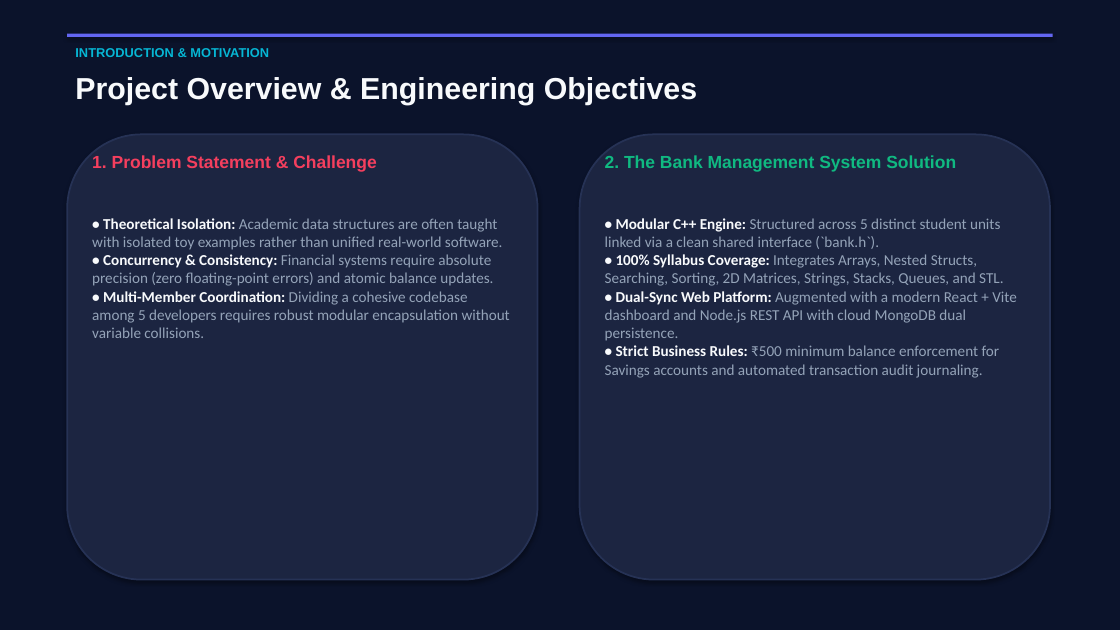
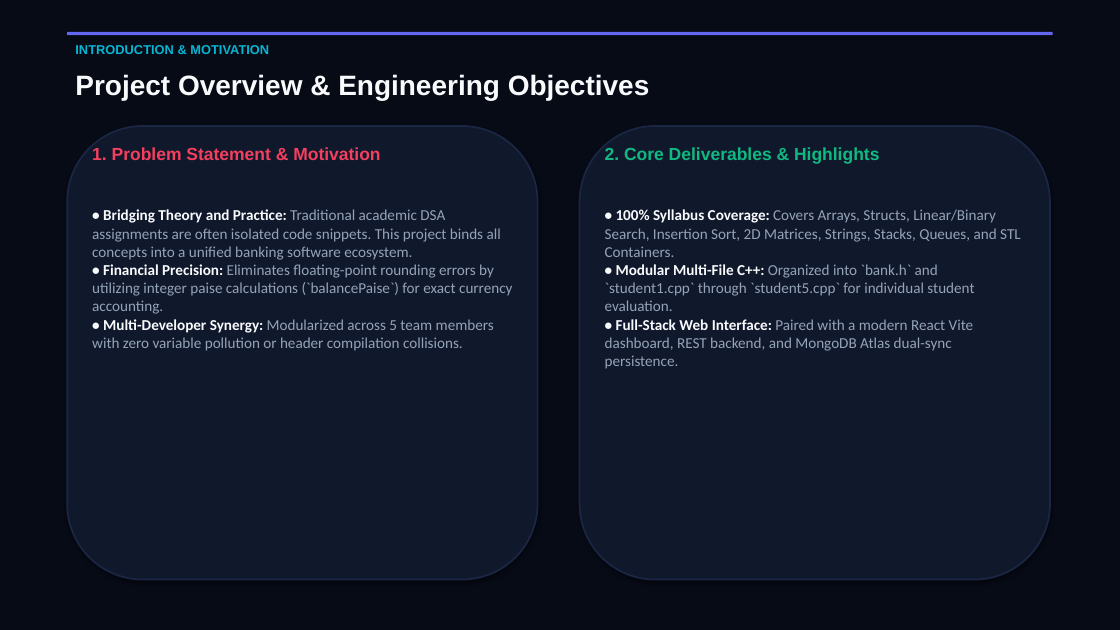
Before and after one commit to manikantareddemoni-glitch/bank-management-system, a slide deck: slide 2 of Bank_Management_System_Presentation.pptx. Drawn at 1120x630 pixels with LibreOffice and Linux fonts; fonts in the diff are those of the drawing. Boxes give left, top, right and bottom in pixels: in the first picture for what was removed or moved away, otherwise in the second. Text is boxed around its words. In the diff, an @@ line names an element or a change of style, - is before the commit and + after.

```diff
--- a/Bank_Management_System_Presentation.pptx
+++ b/Bank_Management_System_Presentation.pptx
@@ rectangle at <box>0,0,1120,630</box>: fill #0B132B to #070B16 @@
@@ text "Project Overview & Engineering Objectives" at <box>75,74,650,100</box>: size 26 to 24 pt @@
@@ rounded rectangle: place and size @@
-rounded rectangle at <box>67,134,538,580</box>
+rounded rectangle at <box>67,126,538,580</box>
@@ rounded rectangle at <box>67,126,538,580</box>: fill #1C2541 to #10182C; outline #263255 1.5 pt to #1A2644 1.5 pt @@
@@ text at <box>92,147,380,160</box>: text changed @@
-1. Problem Statement & Challenge
+1. Problem Statement & Motivation
@@ rounded rectangle at <box>580,126,1050,580</box>: fill #1C2541 to #10182C; outline #263255 1.5 pt to #1A2644 1.5 pt @@
@@ rounded rectangle: place and size @@
-rounded rectangle at <box>580,134,1050,580</box>
+rounded rectangle at <box>580,126,1050,580</box>
@@ text at <box>605,147,879,164</box>: text changed @@
-2. The Bank Management System Solution
+2. Core Deliverables & Highlights
@@ text at <box>92,209,512,351</box>: text changed @@
-• Theoretical Isolation: Academic data structures are often taught with isolated toy examples rather than unified real-world software.
-• Concurrency & Consistency: Financial systems require absolute precision (zero floating-point errors) and atomic balance updates.
-• Multi-Member Coordination: Dividing a cohesive codebase among 5 developers requires robust modular encapsulation without variable collisions.
+• Bridging Theory and Practice: Traditional academic DSA assignments are often isolated code snippets. This project binds all concepts into a unified banking software ecosystem.
+• Financial Precision: Eliminates floating-point rounding errors by utilizing integer paise calculations (`balancePaise`) for exact currency accounting.
+• Multi-Developer Synergy: Modularized across 5 team members with zero variable pollution or header compilation collisions.
@@ text at <box>605,209,1021,369</box>: text changed @@
-• Modular C++ Engine: Structured across 5 distinct student units linked via a clean shared interface (`bank.h`).
-• 100% Syllabus Coverage: Integrates Arrays, Nested Structs, Searching, Sorting, 2D Matrices, Strings, Stacks, Queues, and STL.
-• Dual-Sync Web Platform: Augmented with a modern React + Vite dashboard and Node.js REST API with cloud MongoDB dual persistence.
-• Strict Business Rules: ₹500 minimum balance enforcement for Savings accounts and automated transaction audit journaling.
+• 100% Syllabus Coverage: Covers Arrays, Structs, Linear/Binary Search, Insertion Sort, 2D Matrices, Strings, Stacks, Queues, and STL Containers.
+• Modular Multi-File C++: Organized into `bank.h` and `student1.cpp` through `student5.cpp` for individual student evaluation.
+• Full-Stack Web Interface: Paired with a modern React Vite dashboard, REST backend, and MongoDB Atlas dual-sync persistence.
```
Also in this commit, not shown: 11 other slides changed, 2 slides added, 2 slides removed, 1 other file.
